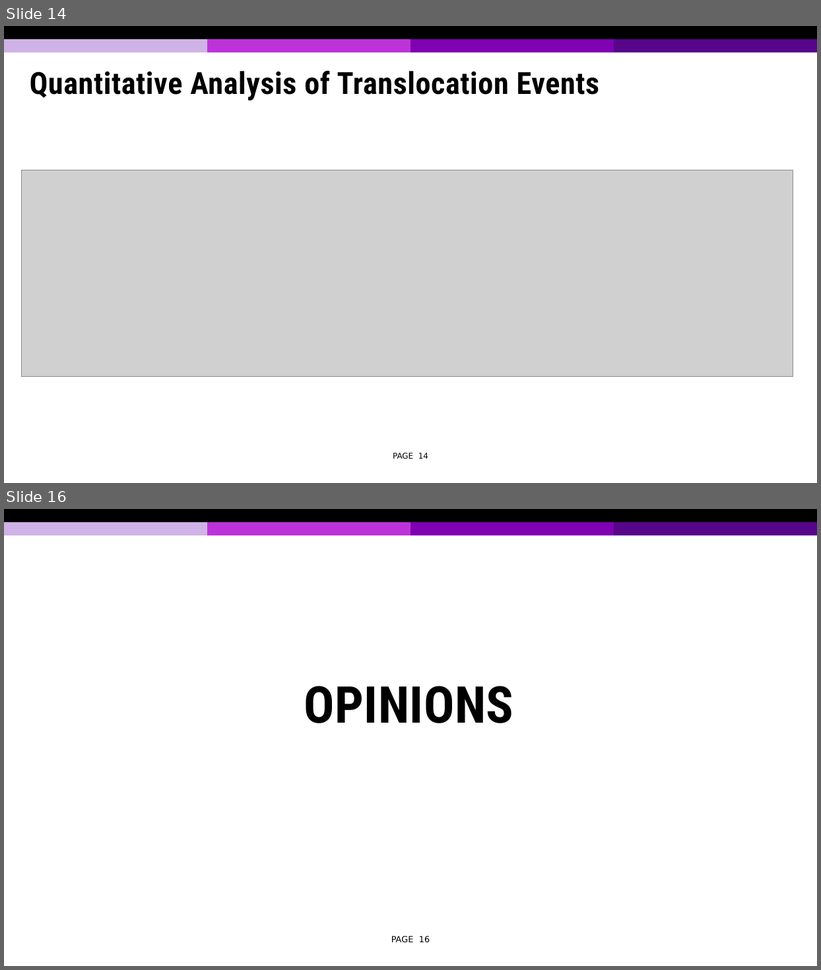
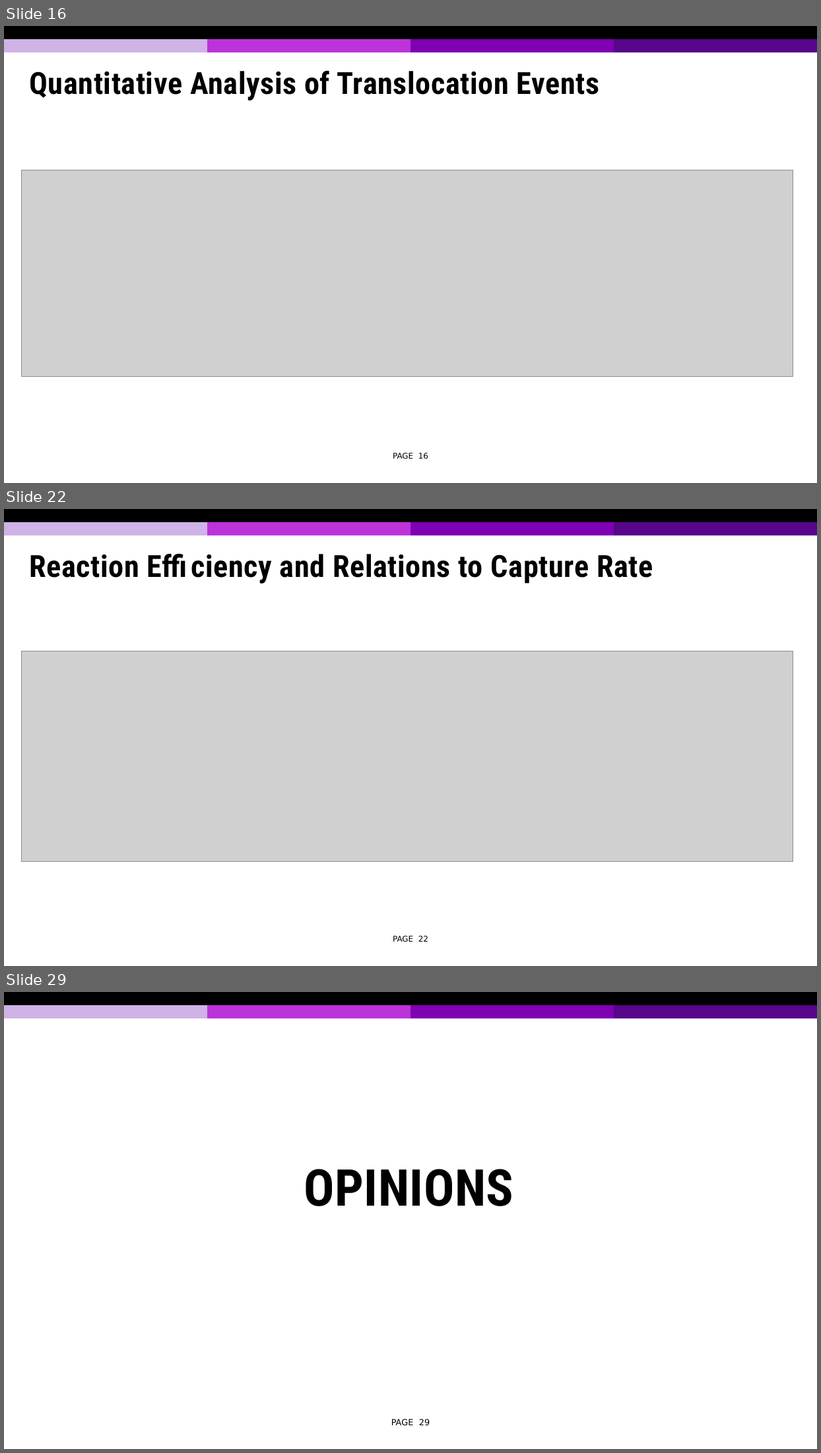
Before and after one commit to tonymin/ECE730, a slide deck: Presentation 2.pptx. Shown one above the other, each under a label of ours: slides 14 and 16 before the commit, slides 16, 22 and 29 after it; the slides between them are not shown. The pictures are 821x970 and 821x1453 pixels, drawn with LibreOffice and Linux fonts; fonts in the diff are those of the drawing; grey boxes stand for pictures; background and template pictures are left out. Boxes give left, top, right and bottom in pixels: in the first picture for what was removed or moved away, otherwise in the second. Text is boxed around its words. In the diff, an @@ line names an element or a change of style, - is before the commit and + after.

```diff
--- a/Presentation 2.pptx
+++ b/Presentation 2.pptx
@@ slide 22 added at (4,509,817,966), background #FFFFFF; not listed: 5 template elements that a slide beside it also shows @@
@@ title added at (30,554,653,584), 27 pt, text #000000, bold @@
+Reaction Efficiency and Relations to Capture Rate
@@ picture added at (21,652,793,862) @@
@@ page number added at (393,936,428,942), 7 pt, text #000000 @@
+PAGE 22
@@ what was slide 14 is now slide 16 @@
@@ page number at (393,453,428,459): text changed @@
-PAGE 14
+PAGE 16
@@ what was slide 16 is now slide 29 @@
@@ page number at (391,1419,430,1426): text changed @@
-PAGE 16
+PAGE 29
```
Also in this commit, not shown: 3 slides changed, 12 other slides added.
